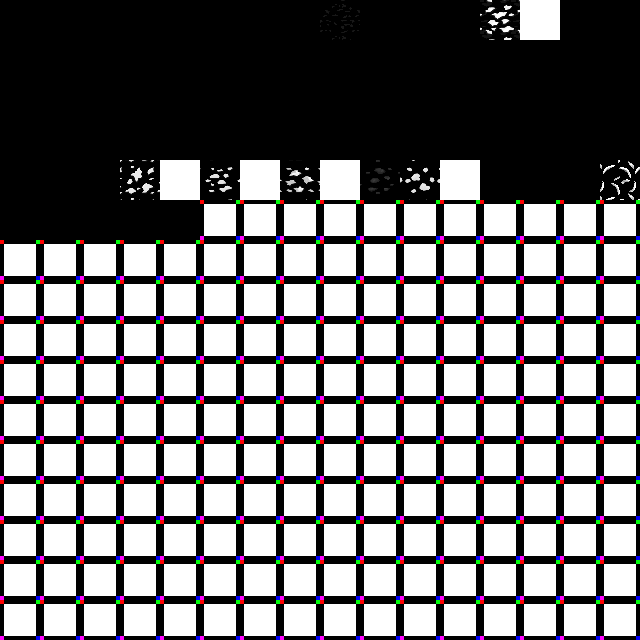
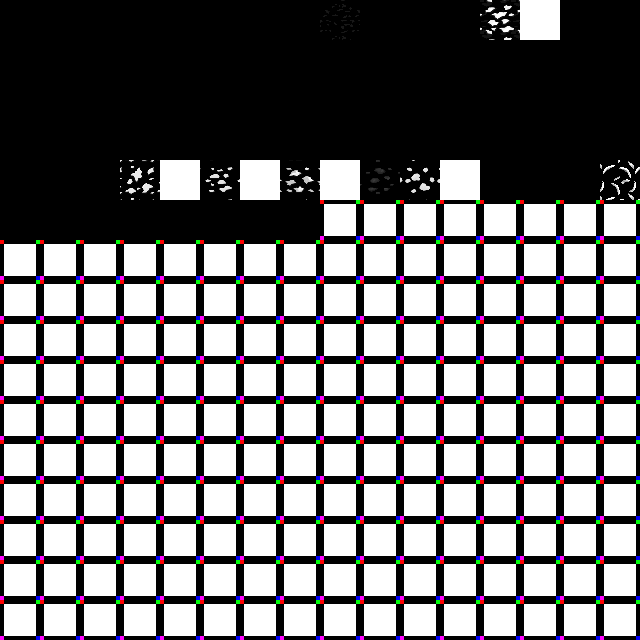
Before/after of a (640, 640) layered artwork. What changed in the layer stack:
painted on "Arrière-plan" over (200, 200, 320, 240)
